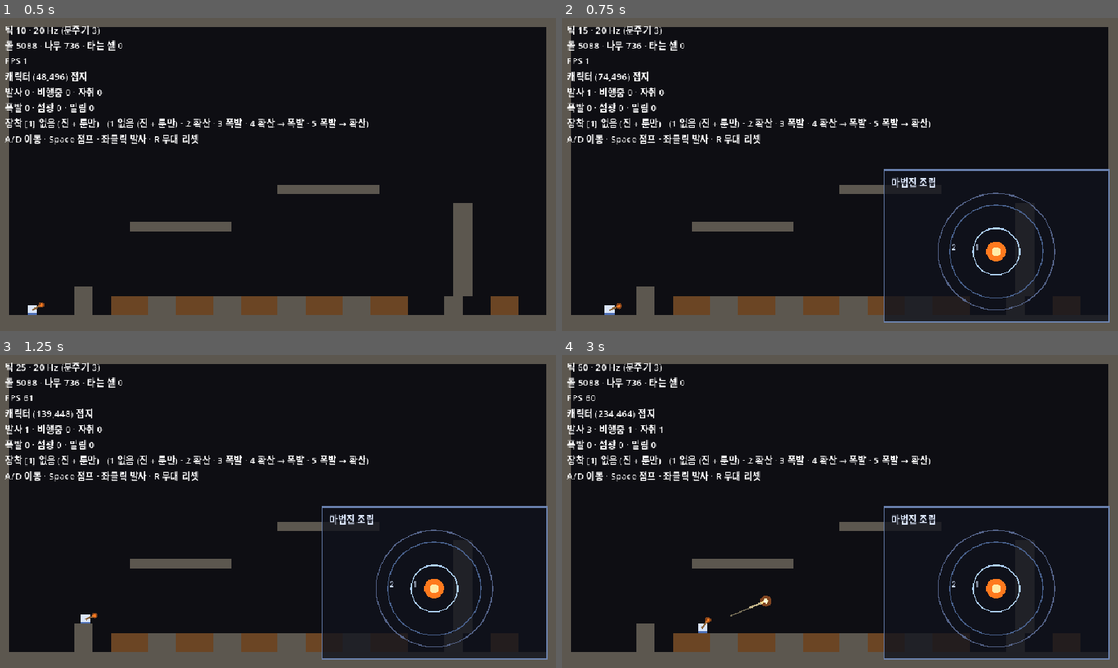
Above: before the commit, frames 1-4 (two rows, left to right).
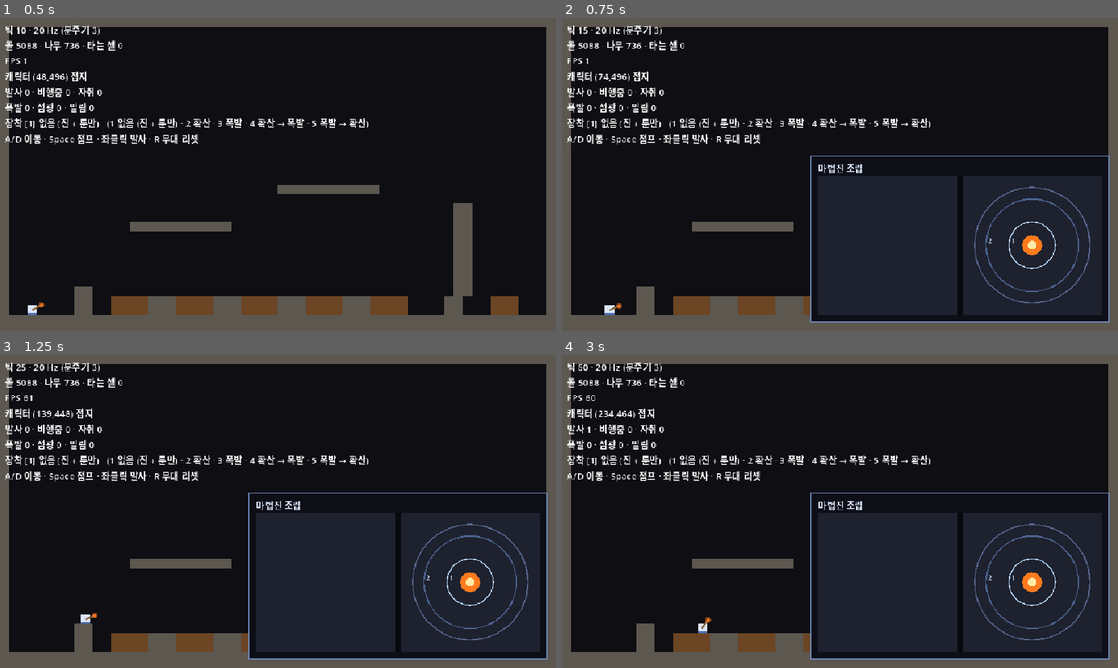
Above: after the commit, the same moments.

Repository: djgnfj-svg/tockbon
Game: Godot game, scene res://src/stage/stage.tscn
The game is run twice, just before and just after one commit, with the same random seed, the same clock (stepped at 60 frames per second) and the same inputs.
Inputs (mouse positions are in pixels of both pictures, inside the frame that each line leads up to):
- Up to frame 1 (0.5 s): no input
- Up to frame 2 (0.75 s): tap Enter at 0.5 s; move the mouse to (962, 158) at 0.52 s; hold D (move_right) from 0.53 s (still down); hold Tab (toggle_assembly) from 0.53 s (still down); click (962, 158) at 0.67 s
- Up to frame 3 (1.25 s): keep holding D (move_right); keep holding Tab (toggle_assembly); tap Space (jump) at 0.77 s
- Up to frame 4 (3 s): release D (move_right) at 1.25 s; release Tab (toggle_assembly) at 1.25 s; drag from (728, 527) to (812, 574) at 1.27 s; tap Space (jump) at 2 s; move the mouse to (895, 442) at 2.02 s; hold D (move_right) 2.03-2.75 s; hold Ctrl 2.03-2.75 s; drag from (812, 574) to (673, 464) at 2.77 s

Frame 1 is identical in both runs. In frame 2, 8.0% of the frame differs, in the area x 4-99%, y 22-98%; in frame 3, 8.0%; in frame 4, 8.1%.

Commit message:
spell: 조립창을 책 펼침으로 만든다 (단계 4a)
불투명 배경 · 두 페이지 · 가운데 접힘. 왼쪽은 아직 비어 있다 —
팔레트는 4b다.

창 축을 별도 파일(book_layout.gd)로 냈다. circle_layout 에 넣으면
「마법진이 페이지를 모른다」를 지키는 것이 주석뿐이 된다. 파일을
가르면 그 결합이 참조로 드러나고 그물이 텍스트로 잰다.

circle_area() 가 Rect2 에서 Vector2 로 바뀌었다. 자리를 안 받고
크기만 받는다 — 자리를 아는 순간 창 축에 매달린다. 창이 좌표계를
옮겨 주고(draw_set_transform) 마법진은 원점 기준으로 계산한다.

덤으로 위험 24 가 구조적으로 사라졌다. 페이지가 제목 띠 아래에서
시작하므로 마법진이 제목에 닿을 길이 없다.

그물이 두 함정을 잰다. 변환을 걸고 되돌리나(안 되돌리면 다음 그림이
통째로 밀린다) · 접힘이 두 페이지에 붙어 있나(보이는 경계와 히트테스트
경계가 달라지면 이쪽을 눌렀는데 저쪽이 반응한다).

단언 하나가 동어반복이었다. 「진 지름이 페이지 안에 담긴다」는 반지름이
페이지에서 파생되니 언제나 참이다. 「쓸 만한 크기로 남나」로 바꿨고
바닥값의 근거는 verify-look 이 지름 199px 로 판정 3 을 통과시킨 것이다.

그물 버그도 하나 잡았다. 파일 참조를 스트립한 소스에서 찾고 있었는데
스트리퍼가 문자열을 지워 preload 경로가 사라진다. 진짜 결합을 못 보고
초록이 됐을 자리라 원문으로 본다.

Co-Authored-By: Claude Opus 5 (1M context) <noreply@anthropic.com>
Claude-Session: https://claude.ai/code/session_01AMkXmt1W5qq92K4dVZ4xVs

Diff:
--- /dev/null
+++ b/src/view/book_layout.gd
@@ -0,0 +1,57 @@
+extends RefCounted
+## 창 축 좌표 — **책이 펼쳐진 두 페이지.** 🔴 페이지 사각형이 여기 한 곳에서 나온다.
+##
+## ```
+##  ┌─ 제목 띠 ──────────────────────────┐
+##  │ ┌──────────┬┬──────────┐           │
+##  │ │  왼쪽    ││  오른쪽  │           │
+##  │ │ 팔레트   ││ 마법진   │           │
+##  │ └──────────┴┴──────────┘           │
+##  └────────접힘────────────────────────┘
+## ```
+##
+## 🔴🔴 **왜 별도 파일인가 — 마법진이 페이지를 모르게 하려고.**
+##  `circle_layout`이 이 파일을 참조하는 순간 **마법진 축이 창 축에 매달린다.** 창 모양이 바뀌는 날
+##  마법진 코드가 같이 열린다. ⚠ 단계 3에서 `_draw_ring`이 `frame()["center"]`를 부르다 고친 것과
+##  **똑같은 병이 한 층 위에서 반복되는 것**이다. ⇒ 파일을 가르면 그 결합이 **참조로 드러난다**
+##  (`net_circle`이 텍스트로 잰다).
+##
+## 🔴🔴 **왜 두 페이지인가 — 은유가 아니라 자라는 방향이다.**
+##  팔레트는 표가 늘면 **세로**로 자라고(진 N · 룬 M · 문양 K), 마법진은 층·룬 자리가 늘면
+##  **가로·지름**으로 자란다. 한 축에 쌓으면 하나가 자랄 때 다른 하나를 민다 —
+##  팔레트를 아래 띠로 두면 문양을 여섯으로 늘리는 날 마법진이 밀린다.
+##  ⇒ 옆에 두면 각자 자기 페이지 안에서 자란다.
+##
+## 🔴 **접힘은 장식이 아니라 경계의 그림이다.** 보이는 경계와 (단계 4b의) 히트테스트 경계가
+##  같아야 한다 — 다르면 「이쪽을 눌렀는데 저쪽이 반응한다」가 되고 **에러가 안 난다.**
+##  ⇒ 그림도 클릭도 아래 `pages()` 하나를 읽는다.
+##
+## 🔴🔴 **그리기는 변환 안에서 하고 클릭은 변환 밖에서 받으면 조용히 어긋난다**(위험 22).
+##  창이 `draw_set_transform(pages()["right"].position)`으로 마법진을 페이지에 앉히므로,
+##  **클릭도 같은 `position`을 빼서 받아야 한다.** ⚠ 이 리포에 같은 실측이 있다 —
+##  `stage_input._to_world`가 캔버스 변환을 안 되돌리면 「흔드는 동안 조준이 엉뚱한 셀로 간다」.
+##  **같은 병이고 같은 답이다: 뺄 값이 여기 한 곳에서 나온다.**
+
+const Fx := preload("res://src/view/fx_tuning.gd")
+
+
+## 창 안쪽 좌표계의 두 페이지와 접힘.
+##
+## 🔴 **페이지 크기를 박지 않고 창 크기에서 파생시킨다.** 박으면 창을 키우는 날 페이지가
+##  창 밖으로 나가거나 안쪽에 빈 띠가 생기고, 둘 다 화면 문제라 **에러가 안 난다.**
+## ⚠ 제목 띠 **아래**에서 시작한다 — 그래서 마법진이 제목과 부딪히는 일이 **구조적으로 없어진다**
+##  (위험 24의 여유 6.4px가 여기서 사라진다. 단계 3에서는 창 전체가 마법진 자리였다).
+static func pages(window_size: Vector2) -> Dictionary:
+	var m := Fx.BOOK_MARGIN_PX
+	var top := Fx.WINDOW_TITLE_BAND_PX
+	var fold_w := Fx.BOOK_FOLD_PX
+	var w := maxf(window_size.x - m * 2.0, 0.0)
+	var h := maxf(window_size.y - top - m, 0.0)
+	# ⚠ 두 페이지가 **같은 폭**이다. 다르게 두면 「어느 쪽이 본체인가」가 생기고,
+	#  책 펼침이 아니라 「본문 + 곁다리」로 읽힌다.
+	var page_w := maxf((w - fold_w) * 0.5, 0.0)
+	return {
+		"left": Rect2(m, top, page_w, h),
+		"fold": Rect2(m + page_w, top, fold_w, h),
+		"right": Rect2(m + page_w + fold_w, top, page_w, h),
+	}
--- a/src/view/circle_layout.gd
+++ b/src/view/circle_layout.gd
@@ -26,13 +26,17 @@
 const Fx := preload("res://src/view/fx_tuning.gd")
 
 
-## 창 안에서 마법진이 앉는 자리. 🔴 제목 띠를 피한다 — 그림이 제목과 겹치면 둘 다 안 읽힌다.
-## ⚠ **그림도 클릭도 이 함수를 지난다**(단계 4). 창 안쪽 좌표계다.
-static func circle_area(window_size: Vector2) -> Rect2:
+## 주어진 상자 안에서 마법진이 앉는 자리. **상자 원점 기준**이다.
+##
+## 🔴🔴 **마법진은 자기가 어디에 앉았는지 모른다.** 창이 좌표계를 옮겨 주고
+##  (`circle_window`의 `draw_set_transform`) 여기는 **크기만** 받는다 —
+##  페이지 사각형을 넘기면 **마법진 축이 창 축에 매달린다.**
+## ⚠ 그래서 인자가 `Rect2`가 아니라 `Vector2`다. 자리를 아는 순간 창 모양이 바뀔 때마다
+##  이 파일이 같이 열린다(§2의 「축이 서로를 안 부른다」와 같은 정신).
+## ⚠ **그림도 클릭도 이 함수를 지난다**(단계 4b).
+static func circle_area(box: Vector2) -> Rect2:
 	var pad := Fx.CIRCLE_AREA_PAD_PX
-	var top := Fx.WINDOW_TITLE_BAND_PX
-	return Rect2(pad, top, maxf(window_size.x - pad * 2.0, 0.0),
-		maxf(window_size.y - top - pad, 0.0))
+	return Rect2(pad, pad, maxf(box.x - pad * 2.0, 0.0), maxf(box.y - pad * 2.0, 0.0))
 
 
 # ─── 진 축 ────────────────────────────────────────────────────────
--- a/src/view/circle_window.gd
+++ b/src/view/circle_window.gd
@@ -25,6 +25,8 @@
 
 const Fx := preload("res://src/view/fx_tuning.gd")
 const Layout := preload("res://src/view/circle_layout.gd")
+## 🔴 창 축은 **따로다.** 창이 둘을 조립하고, `circle_layout`은 `book_layout`을 모른다.
+const Book := preload("res://src/view/book_layout.gd")
 const Glyph := preload("res://src/sim/glyph_defs.gd")
 const SpellCircle := preload("res://src/actor/spell_circle.gd")
 
@@ -77,11 +79,29 @@
 		Fx.WINDOW_TITLE, HORIZONTAL_ALIGNMENT_LEFT, -1,
 		Fx.WINDOW_TITLE_SIZE, Fx.WINDOW_TITLE_COLOR)
 
+	# ── 책 펼침 ──
+	# 🔴 페이지 사각형은 `book_layout` 하나에서 온다 — 그림과 (단계 4b의) 클릭이 같이 읽는다.
+	#  ⚠ 접힘을 여기서 따로 그리면 **보이는 경계와 클릭 경계가 갈린다**(위험 23).
+	var pages := Book.pages(size)
+	draw_rect(pages["left"], Fx.BOOK_PAGE, true)
+	draw_rect(pages["right"], Fx.BOOK_PAGE, true)
+	draw_rect(pages["fold"], Fx.BOOK_FOLD, true)
+	# ⚠ 왼쪽 페이지는 **일부러 비어 있다** — 팔레트는 단계 4b·5다.
+
 	if _circle == null:
 		return
+
+	# 🔴🔴 **마법진을 오른쪽 페이지로 옮기는 것은 좌표계 변환이다.** 마법진 좌표에 페이지 위치를
+	#  더하지 않는다 — 더하면 `circle_layout`이 자기가 어디 앉았는지 알게 되고, 창 모양이
+	#  바뀌는 날 마법진 코드가 같이 열린다(§3.7).
+	#  ⚠ **그 대가로 단계 4b가 이 변환을 되돌려 클릭을 받아야 한다**(위험 22).
+	#   뺄 값은 `pages()["right"].position` — **여기서 쓰는 것과 같은 값**이다.
+	var page: Rect2 = pages["right"]
+	draw_set_transform(page.position)
+
 	# 🔴 **좌표는 전부 `circle_layout`에서 온다.** 여기서 하나라도 계산하면
-	#  단계 4의 히트테스트가 다른 좌표를 쓰게 되고, 그건 에러 없이 엉뚱한 층으로 간다.
-	var area := Layout.circle_area(size)
+	#  단계 4b의 히트테스트가 다른 좌표를 쓰게 되고, 그건 에러 없이 엉뚱한 층으로 간다.
+	var area := Layout.circle_area(page.size)
 	var id := _circle.circle_id()
 	_draw_frame(area)
 	_draw_rune_slot(area, id)
@@ -93,6 +113,10 @@
 	#   그림은 그릴 자리를 표에서 받아야 하고, 모델은 그 자리에 무엇이 놓였는지만 안다.
 	for i in _circle.layer_count():
 		_draw_ring(area, id, i, font)
+
+	# ⚠ **반드시 되돌린다.** 안 되돌리면 뒤에 그리는 것이 전부 페이지만큼 밀리고,
+	#  지금은 뒤에 아무것도 없어서 **에러도 증상도 없다** — 팔레트가 붙는 날 조용히 어긋난다.
+	draw_set_transform(Vector2.ZERO)
 
 
 # ══════════════════════════════════════════════════════════════════
--- a/src/view/fx_tuning.gd
+++ b/src/view/fx_tuning.gd
@@ -74,11 +74,17 @@
 ##  창에 가려 캐릭터가 안 보이면 「창을 연 채로 걷는다」를 못 본다.
 ## 🔴 **여기가 치수의 단일 소스다.** 씬에 offset을 적으면 두 곳이 되고, 그때 창은 씬 값으로 뜨는데
 ##  그물은 이 값을 재서 **둘 다 초록인 채로 갈라진다.**
-const WINDOW_RECT := Rect2(556, 262, 388, 262)
-
-## ⚠ **알파가 0.78인 것이 요점이다.** 불투명하면 창 뒤의 불·투사체가 안 보이고,
-##  너무 옅으면 제목이 지형에 묻힌다.
-const WINDOW_BG := Color(0.06, 0.07, 0.11, 0.78)
+## ⚠ **오른쪽 아래에 붙인다.** 캐릭터 시작 자리가 왼쪽 아래(48,480)라 거기를 비워야
+##  「조립하는 동안 다가오는 것을 볼 수 있나」가 성립한다(GDD). `HUD/Stats`(~y 210)도 피한다.
+## 🔴 크기가 단계 3보다 늘었다 — **두 페이지가 되면서 가로가 필요해졌다.** 마법진 페이지 하나가
+##  진 지름을 담아야 하는데, 388px를 반으로 가르면 200px짜리 진이 안 들어간다.
+const WINDOW_RECT := Rect2(430, 238, 514, 286)
+
+## 🔴🔴 **불투명이다.** 사용자 판정 — 「특정 창이 열리는 것처럼 **배경색이 존재해야** 할 듯」.
+##  ⚠ 단계 2가 「반투명」을 판정 4의 근거로 적었는데 **그건 틀린 근거였다.** 실제로 재진 것은
+##   창 밖 클릭이 쏘고 · 틱이 오르고 · A/D가 먹고 · 불이 번진다였다 ⇒ **불투명해도 안 깨진다.**
+##  🔴 대신 계약이 **자리**로 옮겨 갔다: 창을 연 채로 캐릭터와 그 주변이 보여야 한다(위 `WINDOW_RECT`).
+const WINDOW_BG := Color(0.05, 0.055, 0.085, 1.0)
 const WINDOW_EDGE := Color(0.45, 0.55, 0.75, 0.9)
 const WINDOW_EDGE_PX := 2.0
 const WINDOW_PAD_PX := 12.0
@@ -87,8 +93,22 @@
 const WINDOW_TITLE := "마법진 조립"
 const WINDOW_TITLE_COLOR := Color(0.86, 0.90, 0.98)
 const WINDOW_TITLE_SIZE := 16
-## 제목이 차지하는 띠. 마법진 그림은 이 아래부터다 — 겹치면 둘 다 안 읽힌다.
+## 제목이 차지하는 띠. **두 페이지는 이 아래에서 시작한다** — 겹치면 둘 다 안 읽힌다.
+## 🔴 단계 3에서는 창 전체가 마법진 자리라 여유가 **6.4px뿐**이었다(위험 24).
+##  페이지가 이 아래에서 시작하면서 그 빠듯함이 **구조적으로 사라졌다** — 마법진은 이제
+##  페이지 안에만 있으므로 제목에 닿을 길이 없다.
 const WINDOW_TITLE_BAND_PX := 34.0
+
+# ─── 책 펼침 — 두 페이지 ──────────────────────────────────────────
+## 🔴 **페이지 크기는 여기 없다.** 창 크기에서 파생된다(`book_layout.pages`) —
+##  박으면 창을 키우는 날 페이지가 창 밖으로 나가고, 화면 문제라 에러가 안 난다.
+const BOOK_MARGIN_PX := 12.0
+## 가운데 접힘의 폭. ⚠ **경계의 그림이다** — 여기가 보이는 경계이자 (단계 4b의) 클릭 경계다.
+const BOOK_FOLD_PX := 10.0
+## 페이지 바탕. ⚠ 창 뒷판보다 **밝아야** 「펼쳐진 종이」로 읽힌다 — 같으면 페이지가 안 보인다.
+const BOOK_PAGE := Color(0.12, 0.13, 0.18, 1.0)
+## 접힘. ⚠ 페이지보다 **어두워야** 골이 파인 것으로 읽힌다.
+const BOOK_FOLD := Color(0.03, 0.035, 0.055, 1.0)
 
 # ─── 조립창 — 마법진 그림 ─────────────────────────────────────────
 ## 🔴 **전부 비율이다.** 픽셀을 박으면 창 크기를 바꾸는 날 그림이 창 밖으로 나간다.
--- a/tests/nets/net_circle.gd
+++ b/tests/nets/net_circle.gd
@@ -22,6 +22,7 @@
 const Stage := preload("res://src/stage/stage.gd")
 ## 🔴 좌표 함수를 **실제로 부르는** 그물이 있어야 텍스트 스캔이 못 보는 거동이 잡힌다.
 const Layout := preload("res://src/view/circle_layout.gd")
+const Book := preload("res://src/view/book_layout.gd")
 const Fx := preload("res://src/view/fx_tuning.gd")
 ## 🔴 주석·문자열 스트리퍼를 **빌려 온다** — 소스 텍스트를 훑는 그물이 둘이라 스트리퍼는 하나여야 한다.
 const NetDeterminism := preload("res://tests/nets/net_determinism.gd")
@@ -29,6 +30,16 @@
 ## 표를 읽어야 하는 접근자들. 🔴 `circle_defs`에 접근자가 늘면 여기 한 줄을 늘려라 —
 ##  안 늘리면 새 접근자만 상수를 돌려줘도 아무도 안 짖는다.
 const ACCESSORS: Array[String] = ["layers", "rune_slots"]
+
+## 🔴 파일 참조를 원문에서 찾을 때 쓰는 경로들. **한 곳에 둔다** — 흩어지면 파일을 옮기는 날
+##  검사 하나만 낡고, 낡은 쪽은 「없다」로 통과해서 조용해진다.
+const LAYOUT_PATH := "res://src/view/circle_layout.gd"
+const WINDOW_PATH := "res://src/view/circle_window.gd"
+const BOOK_PATH := "res://src/view/book_layout.gd"
+
+## 마법진 지름의 **바닥값**. 🔴 연출 상수가 아니라 **검증 계약**이라 그물에 둔다 —
+##  단계 3에서 눈이 통과시킨 크기이고, 여기 아래로 내려가면 그 판정을 다시 받아야 한다.
+const CIRCLE_DIAMETER_FLOOR_PX := 180.0
 
 
 func run(t) -> void:
@@ -38,6 +49,8 @@
 	_swapping_the_circle_resizes(t)
 	_resize_is_table_driven(t)
 	_accessors_read_the_table(t)
+	_book_pages_are_one_source(t)
+	_circle_layout_does_not_know_pages(t)
 	_layout_geometry_runs(t)
 	_axes_do_not_call_each_other(t)
 	_cannot_fire_without_a_rune(t)
@@ -298,6 +311,89 @@
 		t.ok(body.contains("DEFS["), "%s()가 표를 읽는다 (상수를 안 돌려준다)" % fname)
 
 
+## 🔴🔴 **페이지 사각형이 한 곳에서 나오나 — 그리고 그게 실제로 책 모양인가.**
+##  ⚠ 접힘은 장식이 아니라 **경계의 그림**이다. 보이는 경계와 (단계 4b의) 클릭 경계가 다르면
+##   「이쪽을 눌렀는데 저쪽이 반응한다」가 되고 **에러가 안 난다**(위험 23).
+##  ⇒ 접힘이 두 페이지를 **정확히** 가르는지를 잰다 — 틈이 있으면 그 틈이 어느 쪽도 아니게 된다.
+func _book_pages_are_one_source(t) -> void:
+	var win := Fx.WINDOW_RECT.size
+	var pages := Book.pages(win)
+	for key: String in ["left", "fold", "right"]:
+		t.ok(pages.has(key), "페이지 표에 `%s` 가 있다" % key)
+	if not (pages.has("left") and pages.has("fold") and pages.has("right")):
+		return
+	var l: Rect2 = pages["left"]
+	var f: Rect2 = pages["fold"]
+	var r: Rect2 = pages["right"]
+
+	t.ok(l.size.x > 0.0 and l.size.y > 0.0, "왼쪽 페이지에 크기가 있다 (%dx%d)" % [
+		int(l.size.x), int(l.size.y)])
+	t.ok(r.size.x > 0.0 and r.size.y > 0.0, "오른쪽 페이지에 크기가 있다 (%dx%d)" % [
+		int(r.size.x), int(r.size.y)])
+	# ⚠ 폭이 다르면 「본문 + 곁다리」로 읽히고 책 펼침이 아니다.
+	t.ok(is_equal_approx(l.size.x, r.size.x), "두 페이지 폭이 같다 (%.1f · %.1f)" % [
+		l.size.x, r.size.x])
+	t.ok(not l.intersects(r), "두 페이지가 안 겹친다")
+
+	# 🔴 접힘이 **딱 붙어** 둘을 가른다. 틈이 생기면 그 띠가 어느 페이지도 아니게 된다.
+	t.ok(is_equal_approx(l.end.x, f.position.x), "접힘이 왼쪽 페이지에 붙어 있다")
+	t.ok(is_equal_approx(f.end.x, r.position.x), "접힘이 오른쪽 페이지에 붙어 있다")
+	t.ok(f.size.x > 0.0, "접힘에 폭이 있다 (경계가 보인다)")
+
+	# 창 안에 들어가나 · 제목 띠를 침범 안 하나.
+	var win_rect := Rect2(Vector2.ZERO, win)
+	for key: String in ["left", "fold", "right"]:
+		var p: Rect2 = pages[key]
+		t.ok(win_rect.encloses(p), "%s 가 창 안에 들어간다" % key)
+		t.ok(p.position.y >= Fx.WINDOW_TITLE_BAND_PX, "%s 가 제목 띠 아래에서 시작한다" % key)
+
+	# 🔴🔴 **계약: 마법진 페이지가 진 지름을 담는다.**
+	#
+	# ⚠ 처음엔 `지름 <= min(페이지)`로 적었는데 **그건 동어반복이었다** — 실측으로 확인했다:
+	#  페이지를 반으로 줄여도 초록이었다. 반지름이 페이지에서 **파생**되므로 언제나 참이다.
+	#  ⇒ 재야 하는 것은 「넘치나」가 아니라 **「쓸 만한 크기로 남나」**다.
+	#
+	# 🔴 바닥값의 근거: 단계 3에서 verify-look이 **지름 ~199px 마법진**으로 판정 3
+	#  (층 번호와 명도차가 읽힌다)을 통과시켰다. 여기서 더 작아지면 **그 판정이 낡는다** —
+	#  고리 둘·룬·문양 심볼이 그 안에 다 들어가야 하고, 작아지면 서로 먹는다.
+	#  ⚠ 창을 줄이고 싶으면 이 줄을 낮추기 전에 **눈으로 다시 봐라.**
+	var area := Layout.circle_area(r.size)
+	var fr: float = Layout.frame(area)["radius"]
+	t.ok(fr > 0.0, "오른쪽 페이지에서 진 반지름이 나온다 (%.1f)" % fr)
+	t.ok(fr * 2.0 >= CIRCLE_DIAMETER_FLOOR_PX,
+		"진 지름(%.1f)이 바닥값 %d 이상이다 (페이지 %dx%d)" % [
+			fr * 2.0, int(CIRCLE_DIAMETER_FLOOR_PX), int(r.size.x), int(r.size.y)])
+
+	# 창이 화면 안에 있나. ⚠ 「몇 %냐」는 안 잰다 — 그 숫자는 낡는다(계획 §3.7).
+	#  「캐릭터가 보이나」는 **눈이 판정한다.**
+	var vw := float(ProjectSettings.get_setting("display/window/size/viewport_width"))
+	var vh := float(ProjectSettings.get_setting("display/window/size/viewport_height"))
+	t.ok(Rect2(0.0, 0.0, vw, vh).encloses(Fx.WINDOW_RECT), "창이 화면 안에 들어간다")
+
+
+## 🔴🔴 **마법진이 페이지를 모르나.** 알게 되는 순간 창 모양이 바뀔 때마다 마법진 코드가 열린다 —
+##  단계 3에서 층 축이 진 축에 매달렸던 것과 **똑같은 병이 한 층 위에서** 반복되는 것이다.
+## 🔴 재는 것은 **참조 두 개**다: 창 축 파일을 부르나 · 창 상수를 읽나.
+func _circle_layout_does_not_know_pages(t) -> void:
+	# ⚠ **파일 참조는 원문으로 본다.** `preload` 경로가 문자열이라 스트리퍼가 지워 버리고,
+	#  스트립한 소스로 재면 **진짜 결합을 못 보고 초록이 된다**(실측으로 그랬다).
+	#  🔴 `net_layers`가 죽은 경로를 찾을 때 쓰는 것과 같은 방식이고 대가도 같다 —
+	#   주석에 그 경로를 적어도 걸린다(거짓 양성이지만 **빨갛게** 틀리므로 조용히 새지 않는다).
+	var raw := _read(LAYOUT_PATH)
+	t.ok(not raw.contains(BOOK_PATH), "마법진 좌표가 창 축 파일을 안 부른다")
+	var src := _stripped(t, LAYOUT_PATH, "circle_layout")
+	t.ok(not src.contains("Fx.WINDOW_"), "마법진 좌표가 창 상수를 안 읽는다")
+
+	# 🔴 반대쪽 — 창은 **둘 다** 알아야 한다. 아니면 위 둘이 「아무도 아무것도 안 쓴다」로 통과한다.
+	var wraw := _read(WINDOW_PATH)
+	t.ok(wraw.contains(BOOK_PATH), "창이 창 축을 조립한다")
+	t.ok(wraw.contains(LAYOUT_PATH), "창이 마법진 축을 조립한다")
+	var win := _stripped(t, WINDOW_PATH, "circle_window")
+	# ⚠ 그리기가 변환을 쓰면 **되돌리는 줄이 반드시 있어야 한다** — 없으면 뒤에 붙는 것이
+	#  전부 페이지만큼 밀리고, 지금은 뒤에 아무것도 없어서 증상조차 없다.
+	t.eq(win.count("draw_set_transform"), 2, "변환을 걸고 **되돌린다** (걸기 1 · 되돌리기 1)")
+
+
 ## 🔴🔴 **좌표 함수를 실제로 부르는 그물이 하나도 없었다.**
 ##  ⚠ 그래서 `_radius()`가 0을 돌려줘도 초록이고, 마법진이 **점 하나로 무너져도** 아무도 안 짖는다.
 ##   텍스트 스캔은 **문법**을 볼 뿐 **거동**을 못 본다 — 여기가 그 반대쪽이다.
@@ -305,14 +401,13 @@
 ## 🔴 그리고 계획이 「`rune_slots != 1`이면 짖는다」를 **래퍼 stderr에 공짜로 걸리는 장치**라고 적었는데,
 ##  그 함수를 부르는 그물이 없어서 **공짜가 아니었다.** 아래가 그 함수를 실제로 부른다.
 func _layout_geometry_runs(t) -> void:
-	# 창 크기는 연출값이지만, **그 크기에서 실제로 그림이 나오나**를 재는 게 요점이다.
-	var area := Layout.circle_area(Fx.WINDOW_RECT.size)
+	# 🔴 마법진은 **오른쪽 페이지 안**에서 산다. 창 크기가 아니라 페이지 크기를 받는다.
+	var page: Rect2 = Book.pages(Fx.WINDOW_RECT.size)["right"]
+	var area := Layout.circle_area(page.size)
 	t.ok(area.size.x > 0.0 and area.size.y > 0.0,
 		"마법진 자리에 크기가 있다 (%dx%d)" % [int(area.size.x), int(area.size.y)])
-	# 제목 띠를 피한다 — 겹치면 제목도 그림도 안 읽힌다.
-	t.ok(area.position.y >= Fx.WINDOW_TITLE_BAND_PX, "마법진 자리가 제목 아래에서 시작한다")
-	t.ok(area.end.x <= Fx.WINDOW_RECT.size.x and area.end.y <= Fx.WINDOW_RECT.size.y,
-		"마법진 자리가 창 안에 들어간다")
+	t.ok(area.end.x <= page.size.x and area.end.y <= page.size.y,
+		"마법진 자리가 페이지 안에 들어간다")
 
 	var f := Layout.frame(area)
 	var fr: float = f["radius"]
